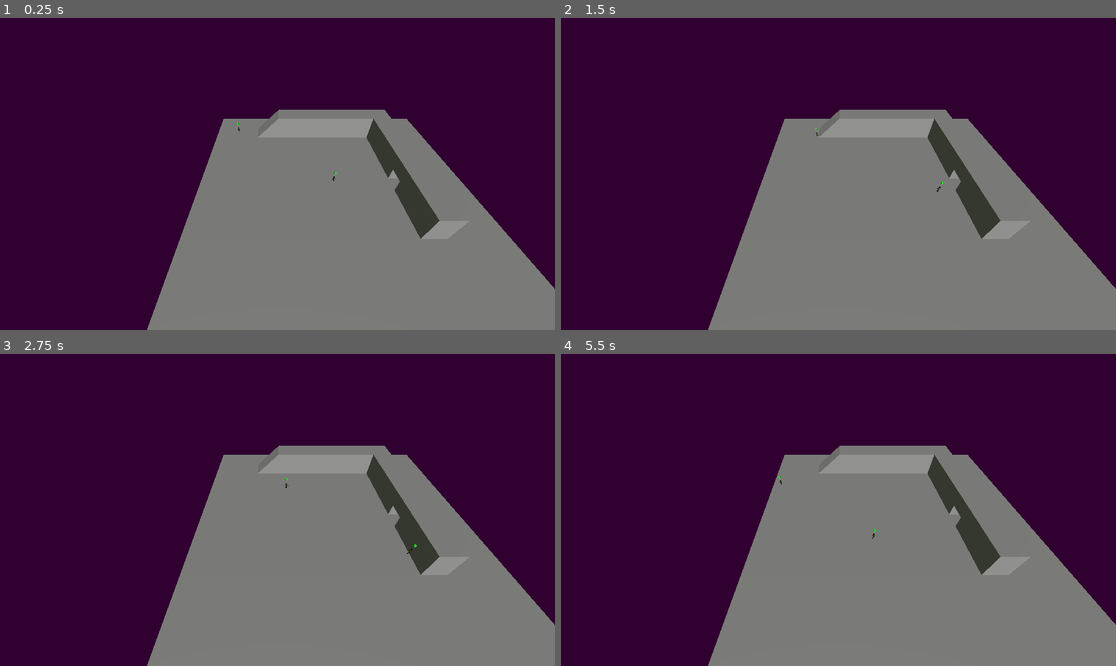
Above: before the commit, frames 1-4 (two rows, left to right).
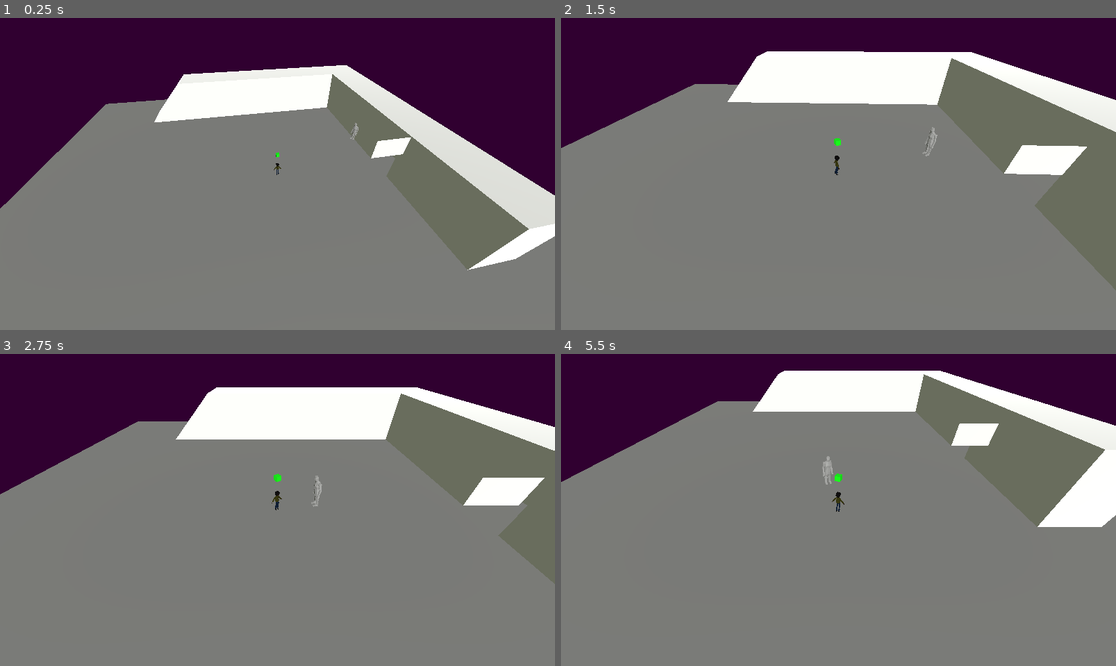
Above: after the commit, the same moments.

Repository: FellowshipOfTheGame/Hotel-Ponte-Negra
Game: Godot game, scene res://scenes/base.tscn
Same seed, same stepped clock (60 frames per second), same inputs: the game is played once before the commit and once after it.
Inputs (mouse positions are in pixels of both pictures, inside the frame that each line leads up to):
- Up to frame 1 (0.25 s): no input
- Up to frame 2 (1.5 s): move the mouse to (960, 158) at 0.52 s; hold Right (movimento_direita) 0.53-1.28 s; hold E (interacao) 0.53-1.28 s; move the mouse to (727, 189) at 1.27 s; hold Down (movimento_tras) from 1.28 s (still down); tap E (interacao) at 1.35 s
- Up to frame 3 (2.75 s): move the mouse to (333, 441) at 2.02 s; release Down (movimento_tras) at 2.03 s; hold Right (movimento_direita) from 2.03 s (still down); hold E (interacao) from 2.03 s (still down)
- Up to frame 4 (5.5 s): move the mouse to (810, 572) at 2.77 s; release Right (movimento_direita) at 2.78 s; release E (interacao) at 2.78 s; hold Up (movimento_frente) 2.78-3.53 s; tap E (interacao) at 2.85, 4.35 s; move the mouse to (1005, 556) at 3.52 s; hold E (interacao) 3.53-4.28 s; hold Left (movimento_esquerda) 3.53-5.03 s; move the mouse to (672, 463) at 4.27 s; tap Enter at 5 s; move the mouse to (866, 510) at 5.02 s; hold Down (movimento_tras) from 5.03 s (still down); hold E (interacao) from 5.03 s (still down)

The runs differ from the first frame. In frame 1, 38% of the frame differs, in the area x 0-100%, y 15-100%; in frame 2, 45%; in frame 3, 44%; in frame 4, 48%, in the area x 0-100%, y 5-100%.

Commit message:
Correções de Merge
Muita coisa que fizemos.

Diff:
--- a/scenes/base.tscn
+++ b/scenes/base.tscn
@@ -1,11 +1,10 @@
-[gd_scene load_steps=5 format=3 uid="uid://bbwpri8lubdq6"]
+[gd_scene load_steps=8 format=3 uid="uid://bbwpri8lubdq6"]
 
 [ext_resource type="Script" uid="uid://cmqntwm37cob6" path="res://scripts/base.gd" id="1_baglu"]
 [ext_resource type="PackedScene" uid="uid://csmmjcndfe1ns" path="res://scenes/characters/player/player.tscn" id="1_pvqg0"]
-
 [ext_resource type="PackedScene" uid="uid://cd83n5sdks3b0" path="res://scenes/characters/enemies/enemy.tscn" id="2_baglu"]
 [ext_resource type="Script" uid="uid://c1ivo2guoa08g" path="res://scripts/camera/cameraControllerStatic.gd" id="3_40w10"]
-[ext_resource type="PackedScene" uid="uid://b13kmc0a4s1nf" path="res://scenes/menus/menuPausa.tscn" id="3_t45w4"]
+[ext_resource type="Script" uid="uid://u0cwlsbsshd8" path="res://scripts/moveTankPlayer.gd" id="4_40w10"]
 
 [sub_resource type="Environment" id="Environment_pvqg0"]
 background_mode = 1
@@ -13,21 +12,23 @@
 ambient_light_source = 2
 ambient_light_color = Color(0.41278, 0.429387, 0.366938, 1)
 
+[sub_resource type="StandardMaterial3D" id="StandardMaterial3D_h5ip5"]
+transparency = 1
+
 [node name="Node3D" type="Node3D"]
 script = ExtResource("1_baglu")
 
-[node name="Node3D" parent="." instance=ExtResource("1_pvqg0")]
-transform = Transform3D(1, 0, 0, 0, 1, 0, 0, 0, 1, -19.563103, -0.24095666, -16.720064)
-
-[node name="Camera3D" type="Camera3D" parent="."]
+[node name="Camera3D" type="Camera3D" parent="." node_paths=PackedStringArray("alvo_jogador")]
 transform = Transform3D(1, 0, 0, 0, 0.7071068, 0.7071068, 0, -0.7071068, 0.7071068, -10.25, 27.26974, 25.507826)
 script = ExtResource("3_40w10")
+alvo_jogador = NodePath("../Player")
 
 [node name="Player" parent="." groups=["Player"] instance=ExtResource("1_pvqg0")]
+script = ExtResource("4_40w10")
+vel_ang = 2.0
 
 [node name="Enemy" parent="." groups=["Enemies"] instance=ExtResource("2_baglu")]
 transform = Transform3D(1, 0, 0, 0, 1, 0, 0, 0, 1, 10.885885, -0.25369763, -4.9404106)
-visible = false
 
 [node name="DirectionalLight3D" type="DirectionalLight3D" parent="."]
 transform = Transform3D(1, 0, 0, 0, 0.840614, 0.541635, 0, -0.541635, 0.840614, 0, 9.18064, 0)
@@ -42,6 +43,7 @@
 size = Vector3(50, 0.1, 50)
 
 [node name="CSGCombiner3D" type="CSGCombiner3D" parent="."]
+material_override = SubResource("StandardMaterial3D_h5ip5")
 use_collision = true
 collision_mask = 3
 
--- a/scenes/characters/player/player.gd
+++ b/scenes/characters/player/player.gd
@@ -2,6 +2,7 @@
 
 @export var velocidade : float = 10
 @onready var interaction_shapecast: ShapeCast3D = $ActionComponent
+@onready var fig: MeshInstance3D = $Protagonista
 
 func _physics_process(delta: float) -> void:
 	var movX : float = Input.get_axis("movimento_esquerda", "movimento_direita")
@@ -9,8 +10,13 @@
 
 	var direction = Vector3(movX, 0, movZ).normalized()
 
-	velocity.x = direction.x * velocidade
-	velocity.z = direction.z * velocidade
+	if movX || movZ:
+		velocity.x = direction.x * velocidade
+		velocity.z = direction.z * velocidade
+		fig.rotation.y = lerp_angle(fig.rotation.y, atan2(-direction.x, -direction.z), delta*5)
+	else: #Se ele não estiver movendo, ele vai desacelerar
+		velocity.x = move_toward(velocity.x, 0, velocidade*delta*2)
+		velocity.z = move_toward(velocity.z, 0, velocidade*delta*2)
 
 	var gravity = ProjectSettings.get_setting("physics/3d/default_gravity")
 	velocity.y -= gravity * delta
--- a/scenes/characters/player/player.tscn
+++ b/scenes/characters/player/player.tscn
@@ -1,10 +1,9 @@
 [gd_scene load_steps=9 format=3 uid="uid://csmmjcndfe1ns"]
 
 [ext_resource type="Script" uid="uid://ug1jag7rmhxf" path="res://scenes/characters/player/player.gd" id="1_686vu"]
-[ext_resource type="PackedScene" uid="uid://5l3bqquf6kw4" path="res://scenes/characters/player/interacting_component.tscn" id="3_hss88"]
+[ext_resource type="PackedScene" uid="uid://bkbonrs1200qi" path="res://scenes/characters/player/interacting_component.tscn" id="3_hss88"]
 [ext_resource type="ArrayMesh" uid="uid://h33klegcoldr" path="res://assets/3D_models/player/protagonista.obj" id="3_qd3e3"]
 [ext_resource type="PackedScene" uid="uid://d1wvdjrkby2k4" path="res://scenes/components/actionComponent.tscn" id="4_hss88"]
-
 
 [sub_resource type="CapsuleShape3D" id="CapsuleShape3D_686vu"]
 height = 2.8588867
@@ -28,7 +27,6 @@
 shape = SubResource("CapsuleShape3D_686vu")
 
 [node name="Protagonista" type="MeshInstance3D" parent="."]
-transform = Transform3D(-1, 0, -1.509958e-07, 0, 1, 0, 1.509958e-07, 0, -1, 0, 0, 0)
 mesh = ExtResource("3_qd3e3")
 
 [node name="FrontMarker" type="MeshInstance3D" parent="."]
--- a/scripts/moveTankPlayer.gd
+++ b/scripts/moveTankPlayer.gd
@@ -3,10 +3,6 @@
 @export var velocidade:float = 10
 @export var vel_ang:float = 2
 var rad:float = 0
-
-
-@onready var cam = $CameraPivot/Camera3D
-@onready var fig = $MeshInstance3D
 
 func modulo(rad:float)->float:
 	if rad > 2*PI:
@@ -20,12 +16,12 @@
 	rad += movA * delta * vel_ang
 	rad = modulo(rad)
 	if movA:
-		fig.rotation.y = lerp_angle(fig.rotation.y, rad, delta*5)
-	var move_input:float = float(Input.is_action_pressed("ui_up")) - float(Input.is_action_pressed("ui_down"))
+		rotation.y = lerp_angle(rotation.y, rad, delta*5)
+	var move_input:float = float(Input.is_action_pressed("ui_down")) - float(Input.is_action_pressed("ui_up"))
 	var move:Vector3
 	if move_input != 0:
 		move = Vector3(sin(rad)*move_input, 0, cos(rad)*move_input).normalized()*velocidade
-		if move_input < 0:
+		if move_input > 0:
 			move *= 0.3
 		move.y = 0
 		velocity.x = move.x
--- a/scripts/obstacle.gd
+++ b/scripts/obstacle.gd
@@ -1,5 +1,5 @@
 # Obstaculo.gd (CORRIGIDO)
-extends StaticBody3D
+extends CSGCombiner3D
 
 class_name Obstacle
 
Not shown, removed: Arte/protagonista.obj.import
Not shown, removed: Arte/prototipo.obj.import
Not shown: 1 places in scenes/characters/enemies/enemy.tscn that only renumber resources
